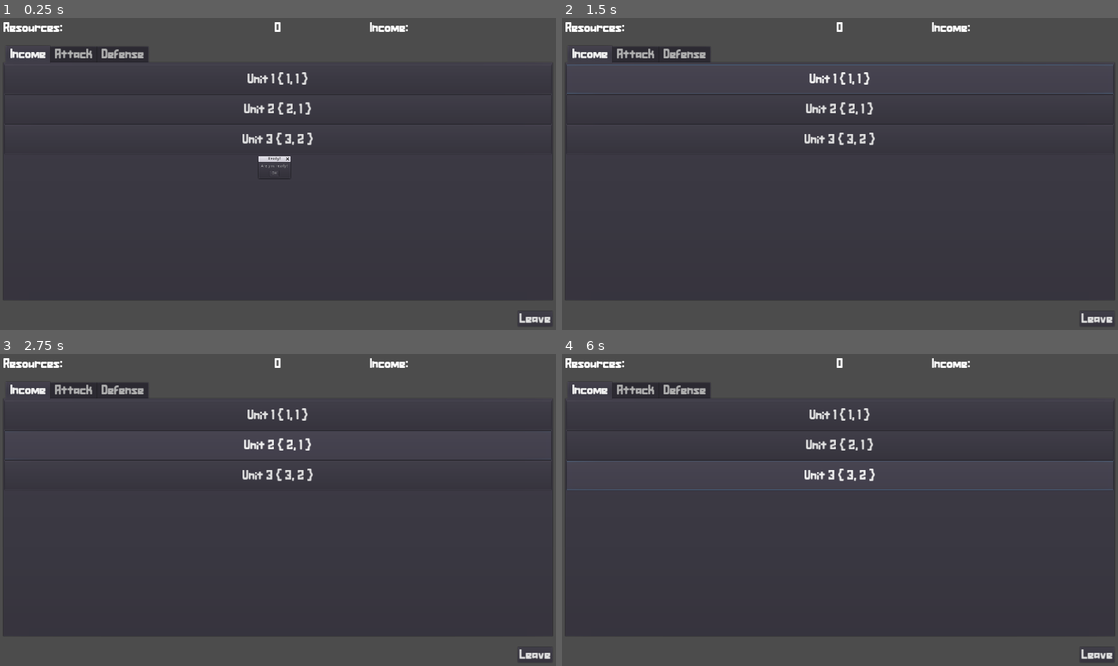
Above: before the commit, frames 1-4 (two rows, left to right).
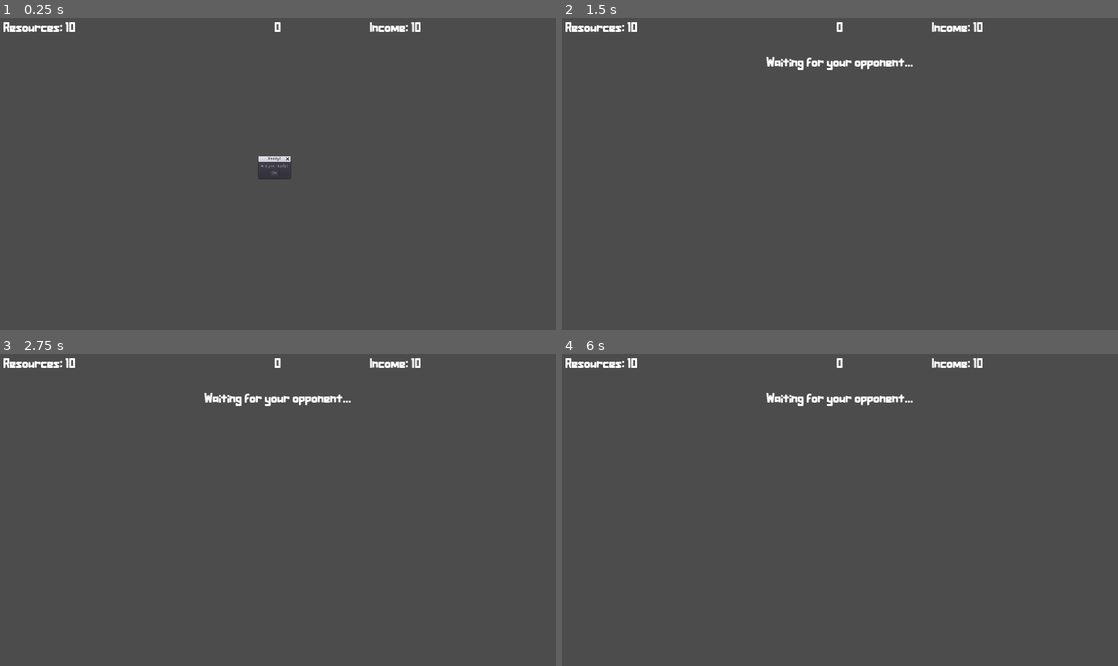
Above: after the commit, the same moments.

Repository: tducasse/poc-turn-based
Game: Godot game, scene res://Scenes/Game/Game.tscn
The game is run twice, just before and just after one commit, with the same random seed, the same clock (stepped at 60 frames per second) and the same inputs. This scene is started directly instead of the project's main scene.
Inputs (mouse positions are in pixels of both pictures, inside the frame that each line leads up to):
- Up to frame 1 (0.25 s): no input
- Up to frame 2 (1.5 s): click "OK" at 0.5 s; click (840, 80) at 1.25 s, where only the run before the commit has a clickable "Unit 1 { 1, 1 }"
- Up to frame 3 (2.75 s): click (278, 444) at 2 s, where only the run before the commit has a clickable "Unit 2 { 2, 1 }"
- Up to frame 4 (6 s): click (840, 475) at 2.75 s, where only the run before the commit has a clickable "Unit 3 { 3, 2 }"; click (1095, 653) at 3.5 s, where only the run before the commit has a clickable "Leave"; click (840, 416) at 4.25 s, where only the run before the commit has a clickable "Unit 1 { 1, 1 }"; click (840, 444) at 5 s, where only the run before the commit has a clickable "Unit 2 { 2, 1 }"; click (840, 475) at 5.75 s, where only the run before the commit has a clickable "Unit 3 { 3, 2 }"

The runs differ from the first frame. In frame 1, 3.1% of the frame differs, in the area x 0-100%, y 1-98%; in frame 2, 3.8%; in frame 3, 3.6%; in frame 4, 4.0%.

Commit message:
Add waiting message after ready

Diff:
--- a/Scenes/Game/Game.gd
+++ b/Scenes/Game/Game.gd
@@ -6,6 +6,9 @@
 onready var prep_timer = $PrepTimer
 onready var next_round_popup = $NextRoundPopup
 onready var ready_popup = $ReadyPopup
+onready var shop_container = $VBoxContainer/Shop
+onready var footer_container = $VBoxContainer/Footer
+onready var waiting = $VBoxContainer/Waiting
 
 var resources = 0
 var income = 0
@@ -18,6 +21,8 @@
 	_connection = WS.connect(WS.TYPES.GAME__START_GAME, self, "_start_game")
 	_connection = WS.connect(WS.TYPES.GAME__NEXT_ROUND, self, "_start_next_round")
 	_connection = WS.connect(WS.TYPES.BACK_TO_LOBBY, self, "_back_to_lobby")
+	shop_container.hide()
+	footer_container.hide()
 	ready_popup.show()
 
 
@@ -34,7 +39,7 @@
 func _update_resources_income(value):
 	income = value.income
 	resources = value.resources
-	update_node_text(resources_node, "Resource: " + str(resources))
+	update_node_text(resources_node, "Resources: " + str(resources))
 	update_node_text(income_node, "Income: " + str(income))
 
 
@@ -47,6 +52,9 @@
 
 
 func _start_game(_value):
+	waiting.hide()
+	shop_container.show()
+	footer_container.show()
 	prep_timer.start()
 
 func _process(_delta):
@@ -54,16 +62,23 @@
 
 
 func _on_PrepTimer_timeout():
+	shop_container.hide()
+	footer_container.hide()
 	next_round_popup.show()
 
 
 func _start_next_round(_value):
+	waiting.hide()
+	shop_container.show()
+	footer_container.show()
 	prep_timer.start()
 
 
 func _on_AcceptDialog_confirmed():
+	waiting.show()
 	WS.send_message(WS.TYPES.GAME__NEXT_ROUND, true)
 
 
 func _on_ReadyPopup_confirmed():
+	waiting.show()
 	WS.send_message(WS.TYPES.READY_GAME, true)
--- a/Scenes/Game/Game.tscn
+++ b/Scenes/Game/Game.tscn
@@ -32,7 +32,7 @@
 margin_bottom = 49.0
 size_flags_horizontal = 3
 custom_fonts/font = ExtResource( 1 )
-text = "Resources:"
+text = "Resources: 10"
 
 [node name="Timer" type="Label" parent="VBoxContainer/TopLine"]
 margin_left = 633.0
@@ -48,7 +48,7 @@
 margin_bottom = 49.0
 size_flags_horizontal = 3
 custom_fonts/font = ExtResource( 1 )
-text = "Income:"
+text = "Income: 10"
 
 [node name="Spacer" type="Control" parent="VBoxContainer"]
 margin_top = 53.0
@@ -81,6 +81,16 @@
 custom_fonts/font = ExtResource( 1 )
 text = "Leave"
 
+[node name="Waiting" type="Label" parent="VBoxContainer"]
+visible = false
+margin_left = 689.0
+margin_top = 1007.0
+margin_right = 1206.0
+margin_bottom = 1056.0
+size_flags_horizontal = 4
+custom_fonts/font = ExtResource( 1 )
+text = "Waiting for your opponent..."
+
 [node name="PrepTimer" type="Timer" parent="."]
 wait_time = 20.0
 one_shot = true
